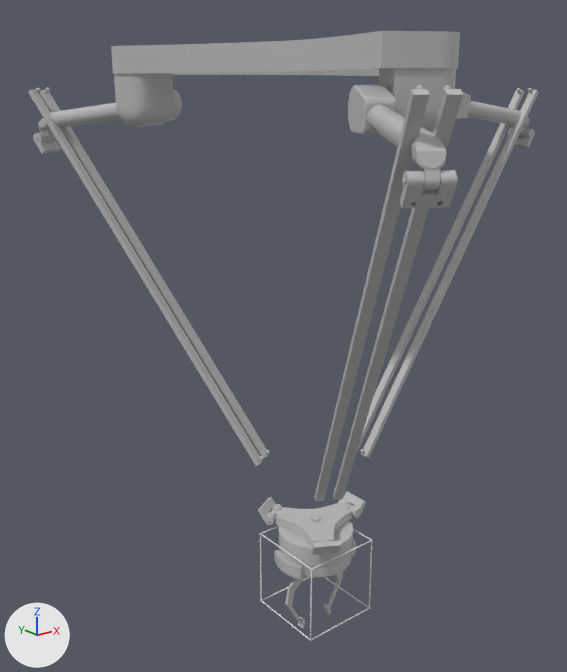
A saved change to the FBX model models/Animations.fbx.
The view is the same before and after, from a 50 mm camera at (-1.044, -1.187, 1.064) aimed at (0.009, 0.129, 0.538). Every picture has the same lights, and +X, +Y and +Z are marked at lower left. Where no turn or scale is listed for an object, it has been applied to the vertices.

Names of what the first picture shows: 'Base', 'Bracket_t_003', 'Contr_hand', 'Engine', 'Holder1', 'Holder2', 'Krestovina', 'Main_hand_002', 'Main_hand_003', 'Main_hand_1', 'Rod_L_002', 'Rod_L_003', 'Rod_L_1', 'Rod_R_002', 'Rod_R_003', 'Rod_R_1'.
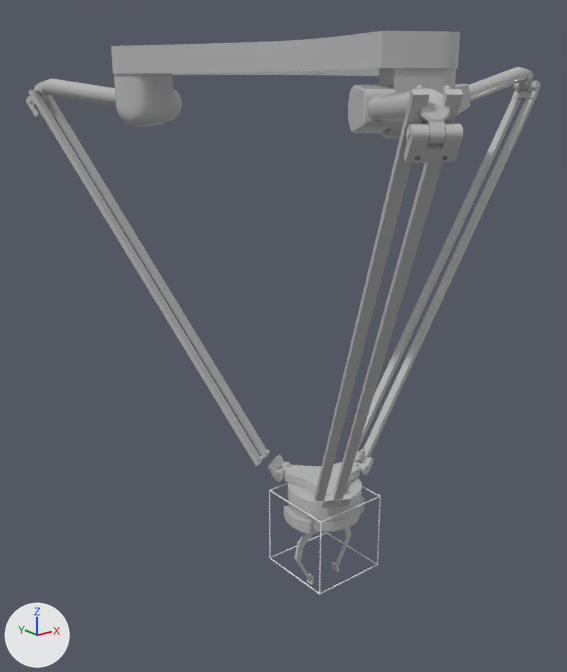
Not drawn themselves, but carrying or shaping drawn objects: ob_point019, ob_point018, ob_point011, ob_point003, ob_point010, ob_point002.

Location of each change, [x1, y1, x2, y2] in pixels of the pictures (567 x 672 px):
```json
{"object": "Main_hand_003", "change": "turned", "before": [348, 85, 446, 191], "after": [348, 85, 450, 145]}
{"object": "Engine", "change": "moved", "before": [274, 520, 356, 581], "after": [284, 477, 365, 535]}
{"object": "Bracket_t_003", "change": "moved", "before": [400, 170, 458, 208], "after": [403, 124, 463, 163]}
{"object": "Krestovina", "change": "moved", "before": [267, 503, 360, 554], "after": [276, 461, 368, 507]}
{"object": "Main_hand_002", "change": "turned", "before": [35, 89, 182, 143], "after": [29, 79, 182, 121]}
{"object": "Main_hand_1", "change": "turned", "before": [456, 92, 533, 138], "after": [455, 67, 539, 115]}
{"object": "Contr_hand", "change": "moved", "before": [260, 526, 373, 641], "after": [269, 483, 381, 595]}
{"object": "Holder2", "change": "moved", "before": [285, 579, 306, 628], "after": [294, 534, 314, 585]}
{"object": "Bracket_b_002", "change": "moved", "before": [258, 497, 282, 525], "after": [267, 455, 291, 482]}
{"object": "Bracket_b_1", "change": "moved", "before": [338, 491, 366, 518], "after": [354, 451, 374, 475]}
{"object": "Bracket_t_1", "change": "moved", "before": [508, 128, 535, 148], "after": [512, 81, 541, 101]}
{"object": "Bracket_b_003", "change": "moved, turned", "before": [310, 540, 342, 555], "after": [320, 494, 351, 508]}
{"object": "Bracket_t_002", "change": "moved", "before": [33, 132, 61, 154], "after": [26, 96, 53, 117]}
{"object": "Holder1", "change": "moved", "before": [324, 572, 343, 614], "after": [332, 527, 351, 572]}
```

Edits to the scene script, one JSON object a line:
```json
{"op": "set", "path": "ob_holder1.location", "old": "(0.021, 0.0, 0.058)", "new": "(0.064, 0.021, 0.146)"}
{"op": "set", "path": "ob_point010.location", "old": "(-0.325, 0.563, 0.963)", "new": "(-0.33, 0.571, 1.041)"}
{"op": "set", "path": "ob_point011.location", "old": "(-0.0518, 0.09, 0.127)", "new": "(-0.00859, 0.111, 0.215)"}
{"op": "set", "path": "ob_point003.location", "old": "(0.104, 0.0, 0.127)", "new": "(0.147, 0.0206, 0.215)"}
{"op": "set", "path": "ob_main_hand_1.rotation_euler", "old": "(0.0, 0.415, 0.0)", "new": "(0.0, 0.0559, 0.0)", "note": "degrees (0, 24, 0) -> degrees (0, 3.2, 0)"}
{"op": "set", "path": "ob_main_hand_003.rotation_euler", "old": "(0.0, 0.415, -2.094)", "new": "(0.0, 0.242, -2.094)", "note": "degrees (0, 24, -120) -> degrees (0, 14, -120)"}
{"op": "set", "path": "ob_main_hand_002.rotation_euler", "old": "(0.0, 0.415, 2.094)", "new": "(0.0, 0.16, 2.094)", "note": "degrees (0, 24, 120) -> degrees (0, 9.2, 120)"}
{"op": "set", "path": "ob_point002.location", "old": "(0.651, 0.0, 0.963)", "new": "(0.657, 0.0, 1.073)"}
{"op": "set", "path": "ob_engine.location", "old": "(0.0, 0.0, 0.071)", "new": "(0.043, 0.021, 0.159)"}
{"op": "set", "path": "ob_point019.location", "old": "(-0.0518, -0.09, 0.127)", "new": "(-0.00841, -0.0691, 0.214)"}
{"op": "set", "path": "ob_point019.rotation_euler", "old": "(0.0, 0.992, 1.047)", "new": "(0.0, 0.933, 1.047)", "note": "degrees (0, 57, 60) -> degrees (0, 53, 60)"}
{"op": "set", "path": "ob_holder2.location", "old": "(-0.021, 0.0, 0.058)", "new": "(0.022, 0.021, 0.146)"}
{"op": "set", "path": "ob_krestovina.location", "old": "(0.0, 0.0, 0.116)", "new": "(0.043, 0.021, 0.204)"}
{"op": "set", "path": "ob_contr_hand.location", "old": "(0.149, 0.0000502, -1176.0)", "new": "(43.4, 20.66, -1088.0)"}
{"op": "set", "path": "ob_point018.location", "old": "(-0.325, -0.563, 0.963)", "new": "(-0.329, -0.57, 1.016)"}
```
